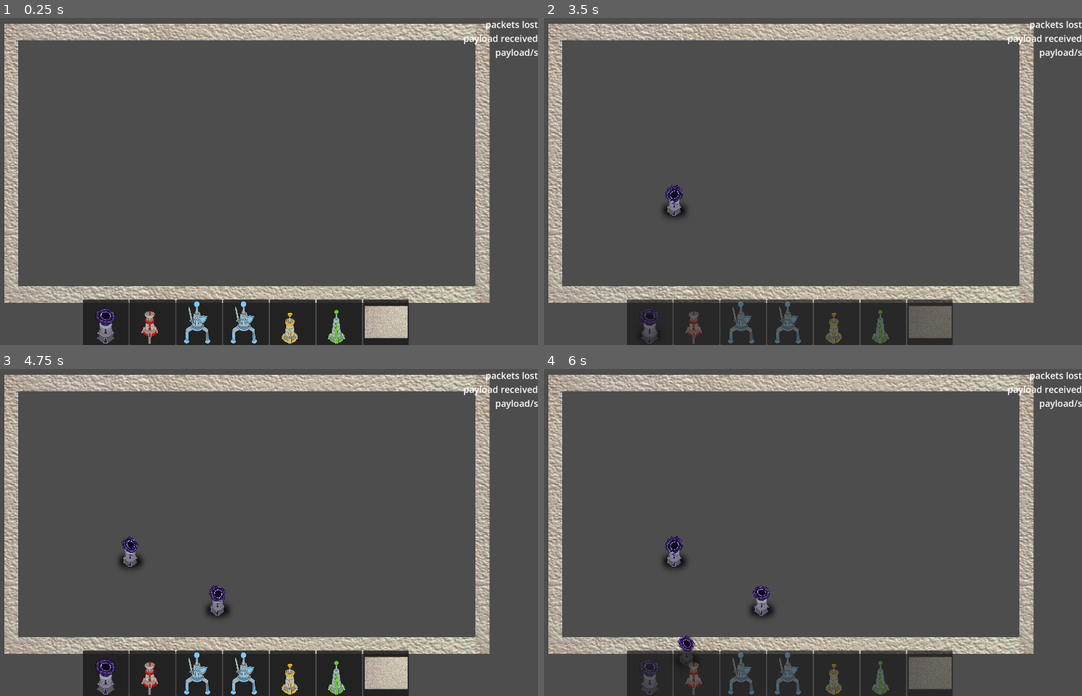
Above: before the commit, frames 1-4 (two rows, left to right).
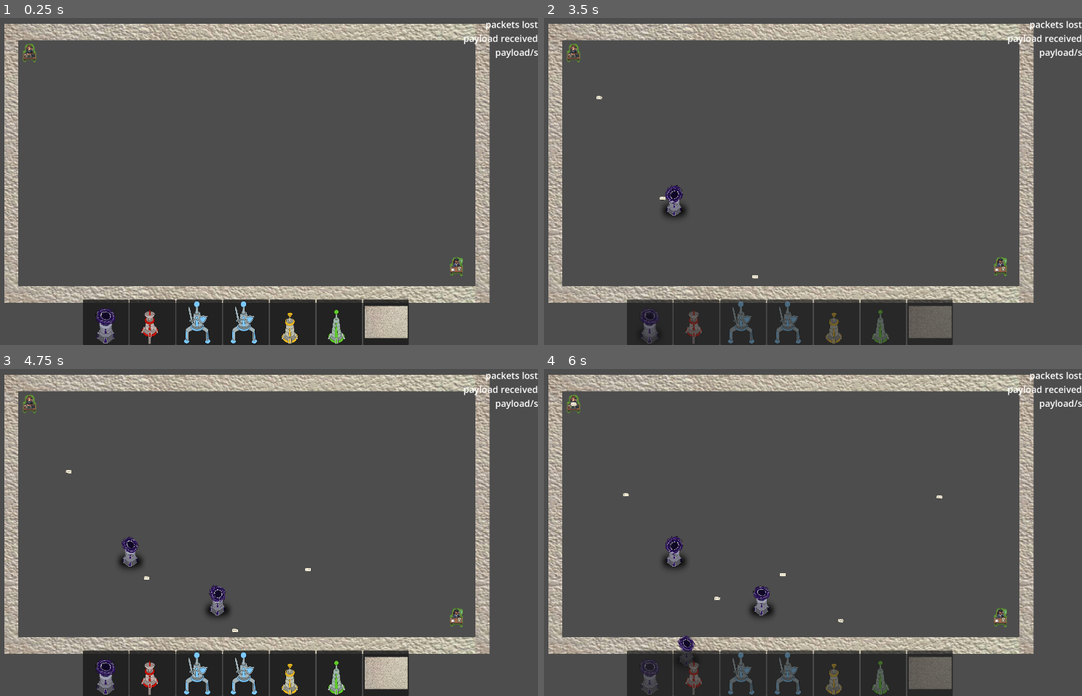
Above: after the commit, the same moments.

Repository: ryupold/ld59
Game: Godot game, scene res://scenes/levels/first_level.tscn
Same seed, same stepped clock (60 frames per second), same inputs: the game is played once before the commit and once after it. This scene is started directly instead of the project's main scene. The engine's default icon, where the game draws it, is replaced by a stand-in: a white triangle on a blue panel in a dark square.
Inputs (mouse positions are in pixels of both pictures, inside the frame that each line leads up to):
- Up to frame 1 (0.25 s): no input
- Up to frame 2 (3.5 s): click (651, 322) at 0.52 s; drag from (651, 322) to (850, 109) at 1.27 s; drag from (673, 197) to (850, 109) at 2.02 s; click (651, 322) at 2.77 s
- Up to frame 3 (4.75 s): move the mouse to (107, 673) at 3.52 s; click (107, 673) at 3.67 s; drag from (215, 597) to (129, 548) at 4.27 s
- Up to frame 4 (6 s): click (651, 673) at 5.02 s; drag from (651, 673) to (759, 597) at 5.77 s

The runs differ from the first frame. In frame 1, 0.2% of the frame differs, in the area x 4-87%, y 7-79%; in frame 2, 0.2%; in frame 3, 0.2%; in frame 4, 0.3%.

Commit message:
Create correct dummy level

Diff:
--- a/ld59-game/resources/levels/dummy_level.tres
+++ /dev/null
@@ -1,12 +0,0 @@
-[gd_resource type="Resource" script_class="LevelResource" format=3 uid="uid://clrs8apbi8ita"]
-
-[ext_resource type="PackedScene" uid="uid://3gly81brpmpc" path="res://scenes/levels/first_level.tscn" id="1_rxibt"]
-[ext_resource type="Script" uid="uid://edonykvu0lt8" path="res://resources/levels/level_resource.gd" id="2_grxy2"]
-
-[resource]
-script = ExtResource("2_grxy2")
-Title = "The Beginnings"
-retries = 500
-packagesSent = 500
-scene = ExtResource("1_rxibt")
-metadata/_custom_type_script = "uid://edonykvu0lt8"
--- /dev/null
+++ b/ld59-game/scenes/levels/dummy_level.tscn
@@ -0,0 +1,29 @@
+[gd_scene format=3 uid="uid://cn5yhdh0xrnpp"]
+
+[ext_resource type="PackedScene" uid="uid://dyn3kjroqyl50" path="res://hud/hud.tscn" id="1_tlv51"]
+[ext_resource type="PackedScene" uid="uid://3i1vgtrekd1x" path="res://entities/walls/walls.tscn" id="2_1yjxl"]
+[ext_resource type="PackedScene" uid="uid://d0cuiwxuevfh" path="res://entities/sender/sender.tscn" id="3_8bdtt"]
+[ext_resource type="PackedScene" uid="uid://sc317p0yslvi" path="res://entities/receiver/receiver.tscn" id="4_4xtod"]
+
+[node name="FirstLevel" type="Node2D" unique_id=1669637617]
+
+[node name="HUD" parent="." unique_id=114495 instance=ExtResource("1_tlv51")]
+
+[node name="Walls" parent="." unique_id=903204524 instance=ExtResource("2_1yjxl")]
+
+[node name="Camera2D" type="Camera2D" parent="." unique_id=1504361380]
+position = Vector2(2274, 1504)
+zoom = Vector2(0.351, 0.351)
+
+[node name="Sender" parent="." unique_id=1211801374 node_paths=PackedStringArray("packetParent") instance=ExtResource("3_8bdtt")]
+position = Vector2(233, 296)
+packetParent = NodePath("../Packets")
+
+[node name="Receiver" parent="." unique_id=2106263029 instance=ExtResource("4_4xtod")]
+position = Vector2(4244, 2307)
+
+[node name="Packets" type="Node2D" parent="." unique_id=2121823717]
+
+[node name="Towers" type="Node2D" parent="." unique_id=1245803590]
+unique_name_in_owner = true
+position = Vector2(2274, 1504)
--- a/ld59-game/scenes/levels/first_level.tscn
+++ b/ld59-game/scenes/levels/first_level.tscn
@@ -2,6 +2,8 @@
 
 [ext_resource type="PackedScene" uid="uid://3i1vgtrekd1x" path="res://entities/walls/walls.tscn" id="1_1bbdw"]
 [ext_resource type="PackedScene" uid="uid://dyn3kjroqyl50" path="res://hud/hud.tscn" id="1_gy01a"]
+[ext_resource type="PackedScene" uid="uid://sc317p0yslvi" path="res://entities/receiver/receiver.tscn" id="3_hkalp"]
+[ext_resource type="PackedScene" uid="uid://d0cuiwxuevfh" path="res://entities/sender/sender.tscn" id="4_xbibw"]
 
 [node name="FirstLevel" type="Node2D" unique_id=1669637617]
 
@@ -13,6 +15,15 @@
 position = Vector2(2274, 1504)
 zoom = Vector2(0.351, 0.351)
 
+[node name="Sender" parent="." unique_id=1211801374 node_paths=PackedStringArray("packetParent") instance=ExtResource("4_xbibw")]
+position = Vector2(233, 296)
+packetParent = NodePath("../Packets")
+
+[node name="Receiver" parent="." unique_id=2106263029 instance=ExtResource("3_hkalp")]
+position = Vector2(4244, 2307)
+
+[node name="Packets" type="Node2D" parent="." unique_id=2121823717]
+
 [node name="Towers" type="Node2D" parent="." unique_id=1245803590]
 unique_name_in_owner = true
 position = Vector2(2274, 1504)
